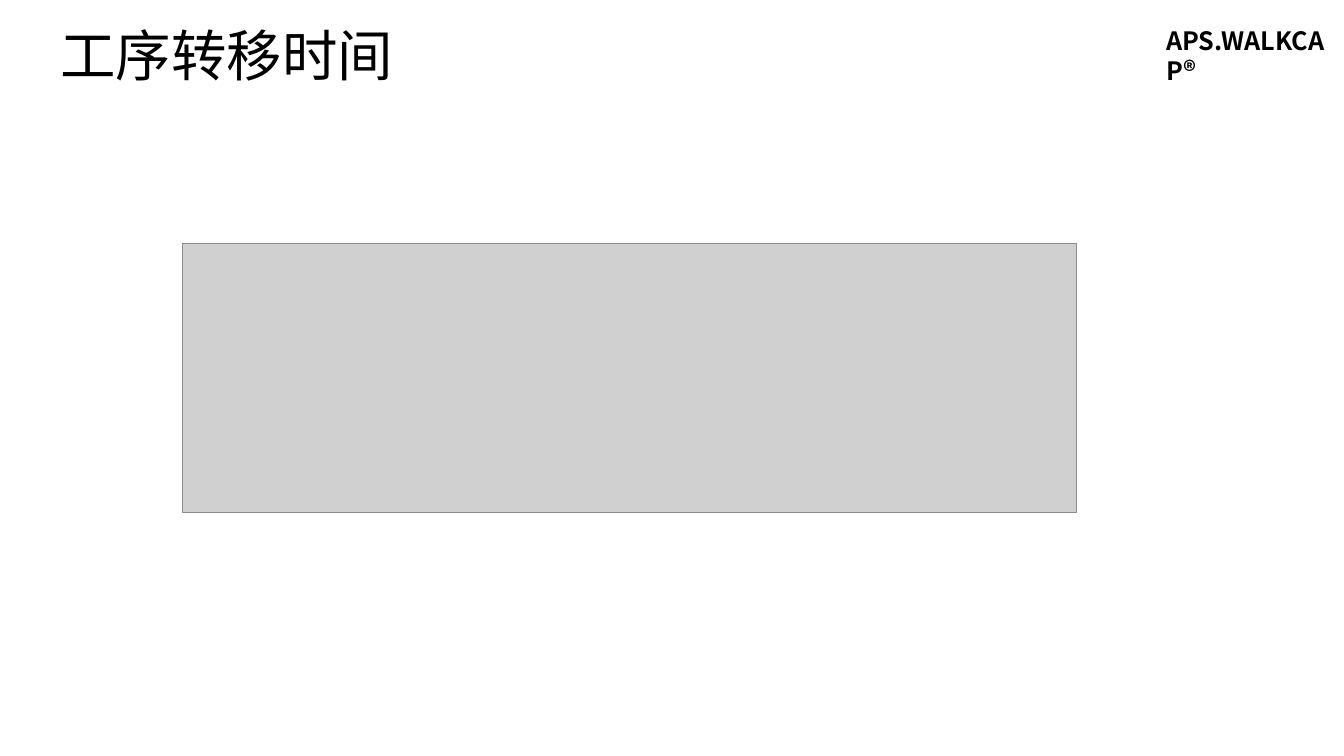
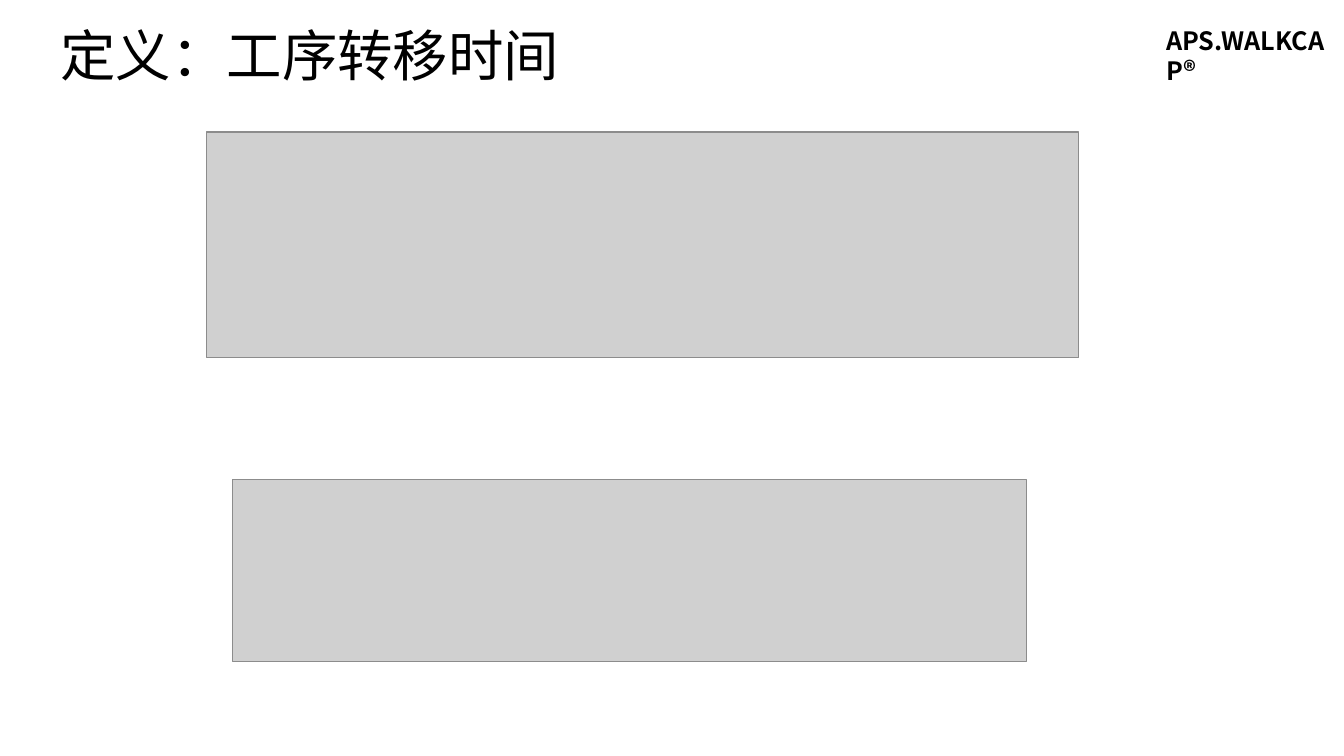
Before and after one commit to walkcap/APS.WALKCAP, a slide deck: slide 5 of WALKCAP-APS-PPT-01-01 APS.WALKCAP®高级计划与排程软件需求分析 第1讲 工艺路线.pptx. Drawn at 1344x756 pixels with LibreOffice and Linux fonts; fonts in the diff are those of the drawing; grey boxes stand for pictures. Boxes give left, top, right and bottom in pixels: in the first picture for what was removed or moved away, otherwise in the second. Text is boxed around its words. In the diff, an @@ line names an element or a change of style, - is before the commit and + after.

```diff
--- a/WALKCAP-APS-PPT-01-01 APS.WALKCAP®高级计划与排程软件需求分析 第1讲 工艺路线.pptx
+++ b/WALKCAP-APS-PPT-01-01 APS.WALKCAP®高级计划与排程软件需求分析 第1讲 工艺路线.pptx
@@ title at bbox=[60, 29, 559, 81]: text changed @@
-工序转移时间
+定义：工序转移时间
@@ picture added at bbox=[207, 132, 1079, 358] @@
@@ picture removed at bbox=[182, 244, 1077, 512] @@
@@ picture added at bbox=[233, 480, 1027, 662] @@
```
Also in this commit, not shown: 9 other slides changed, 2 slides added, 2 slides removed, 2 other files.
